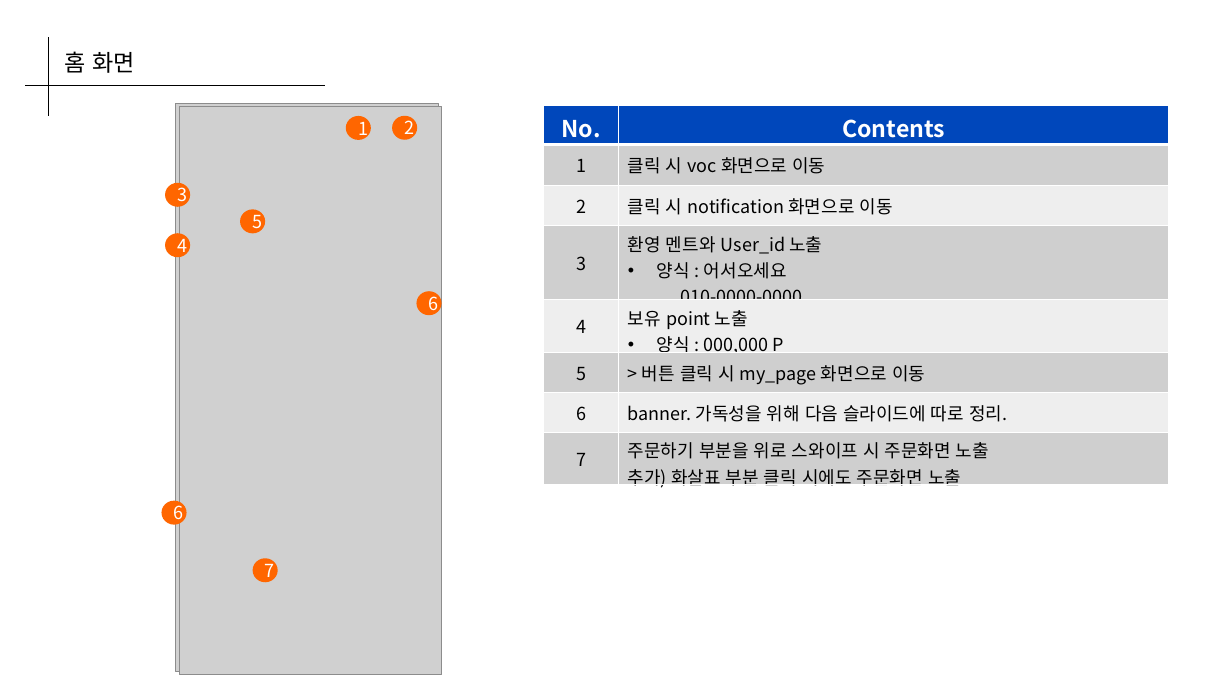
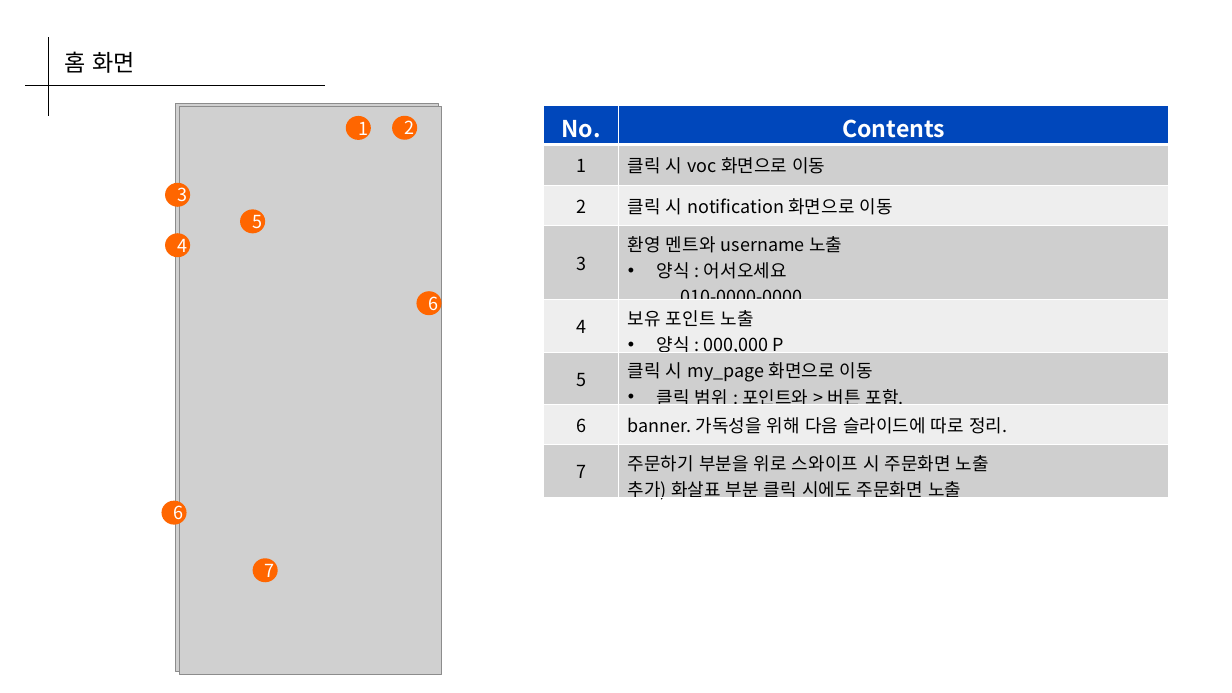
Before and after one commit to Coffee-Street/Document, a slide deck: slide 22 of assets/Planning/1_strada_coffee.pptx. Drawn at 1232x693 pixels with LibreOffice and Linux fonts; fonts in the diff are those of the drawing; grey boxes stand for pictures. Boxes give left, top, right and bottom in pixels: in the first picture for what was removed or moved away, otherwise in the second. Text is boxed around its words. In the diff, an @@ line names an element or a change of style, - is before the commit and + after.

```diff
--- a/assets/Planning/1_strada_coffee.pptx
+++ b/assets/Planning/1_strada_coffee.pptx
@@ table at [544,106,1170,506] @@
-row 4, column 2: 환영 멘트와 User_id 노출 / 양식 : 어서오세요 / 010-0000-0000
+row 4, column 2: 환영 멘트와 username 노출 / 양식 : 어서오세요 / 010-0000-0000
-row 5, column 2: 보유 point 노출 / 양식 : 000,000 P
+row 5, column 2: 보유 포인트 노출 / 양식 : 000,000 P
-row 6, column 2: > 버튼 클릭 시 my_page 화면으로 이동
+row 6, column 2: 클릭 시 my_page 화면으로 이동 / 클릭 범위 : 포인트와 > 버튼 포함.
```
Also in this commit, not shown: 2 other slides changed.
